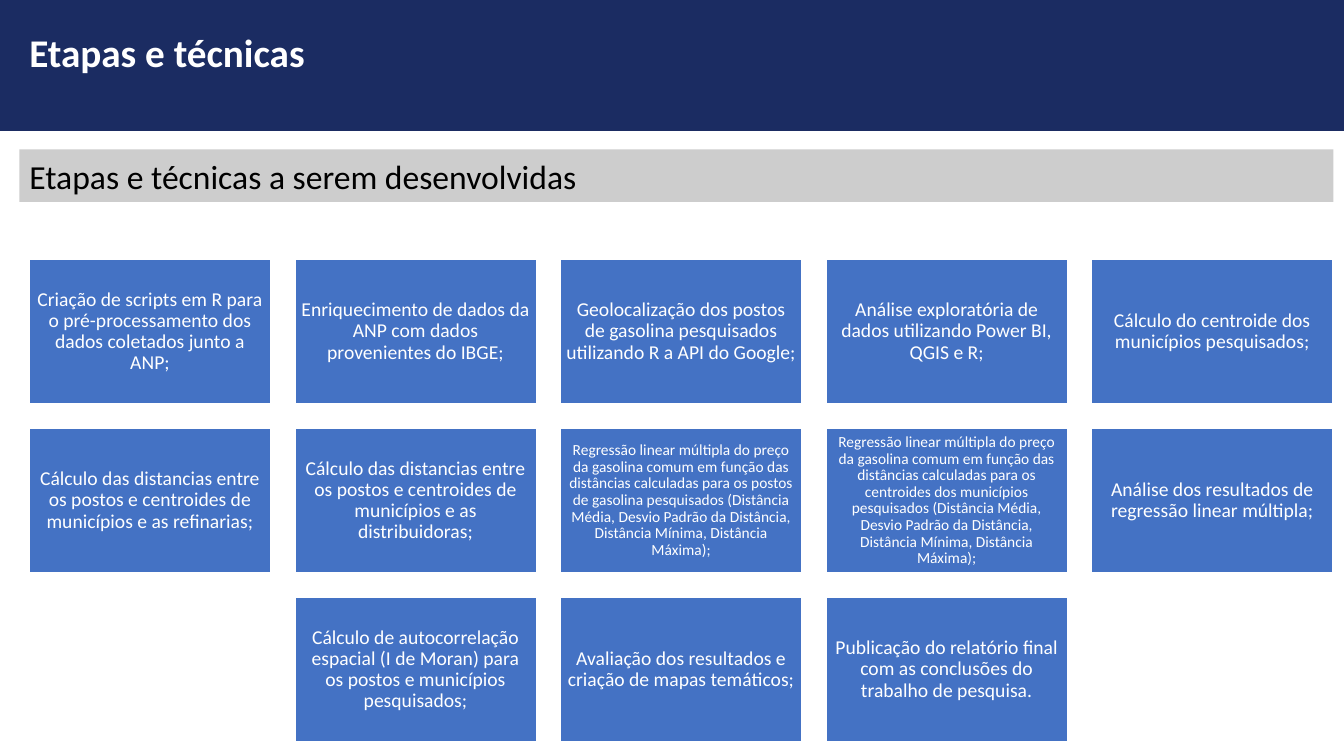
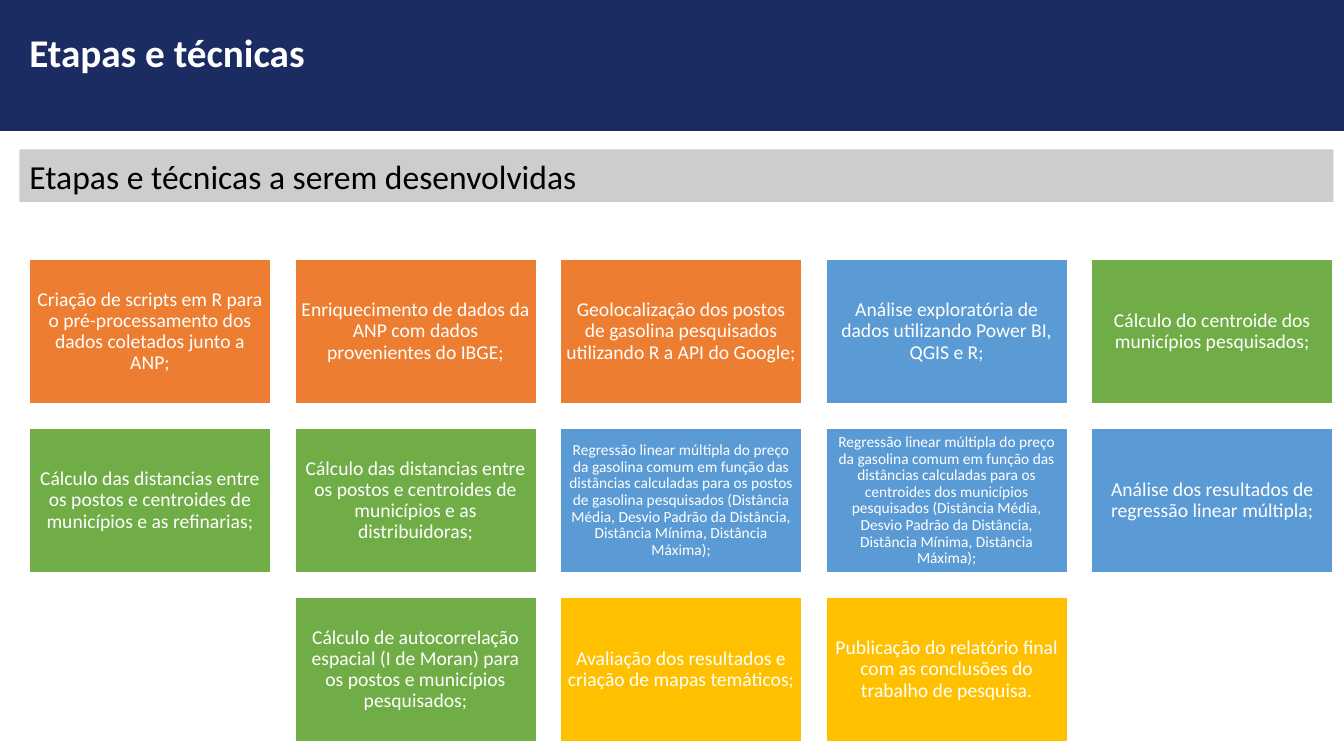
Before and after one commit to ldaniel/fgv-spatial-statistics-applications, a slide deck: slide 11 of documentation/FGV-MBA - Aplicações Estatística Espacial - Pré-Projeto - Grupo 2.pptx. Drawn at 1344x756 pixels with LibreOffice and Linux fonts; fonts in the diff are those of the drawing; background and template pictures are left out. Boxes give left, top, right and bottom in pixels: in the first picture for what was removed or moved away, otherwise in the second. Text is boxed around its words. In the diff, an @@ line names an element or a change of style, - is before the commit and + after.

```diff
--- a/documentation/FGV-MBA - Aplicações Estatística Espacial - Pré-Projeto - Grupo 2.pptx
+++ b/documentation/FGV-MBA - Aplicações Estatística Espacial - Pré-Projeto - Grupo 2.pptx
@@ fill #4472C4 to #ED7D31 in 3 elements at <box>29,259,271,404</box>, <box>295,259,537,404</box>, <box>561,259,803,404</box> @@
@@ fill #4472C4 to #5B9BD5 in 4 elements at <box>826,259,1068,404</box>, <box>561,429,803,574</box>, <box>826,429,1068,574</box>, <box>1092,429,1334,574</box> @@
@@ fill #4472C4 to #70AD47 in 4 elements at <box>1092,259,1334,404</box>, <box>29,429,271,574</box>, <box>295,429,537,574</box>, <box>295,597,537,742</box> @@
@@ rectangle at <box>561,597,803,742</box>: fill #4472C4 to #FFC000 @@
@@ rectangle at <box>826,597,1068,742</box>: fill #4472C4 to #FFC000 @@
```
Also in this commit, not shown: 1 other slide changed, 1 slide added.
